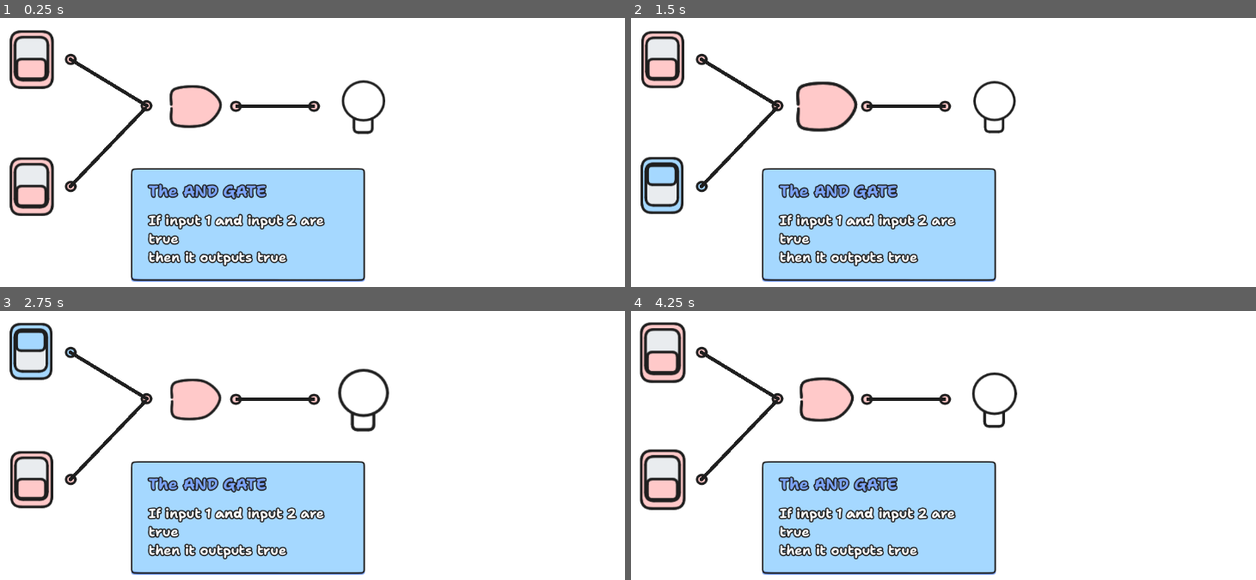
Above: before the commit, frames 1-4 (two rows, left to right).
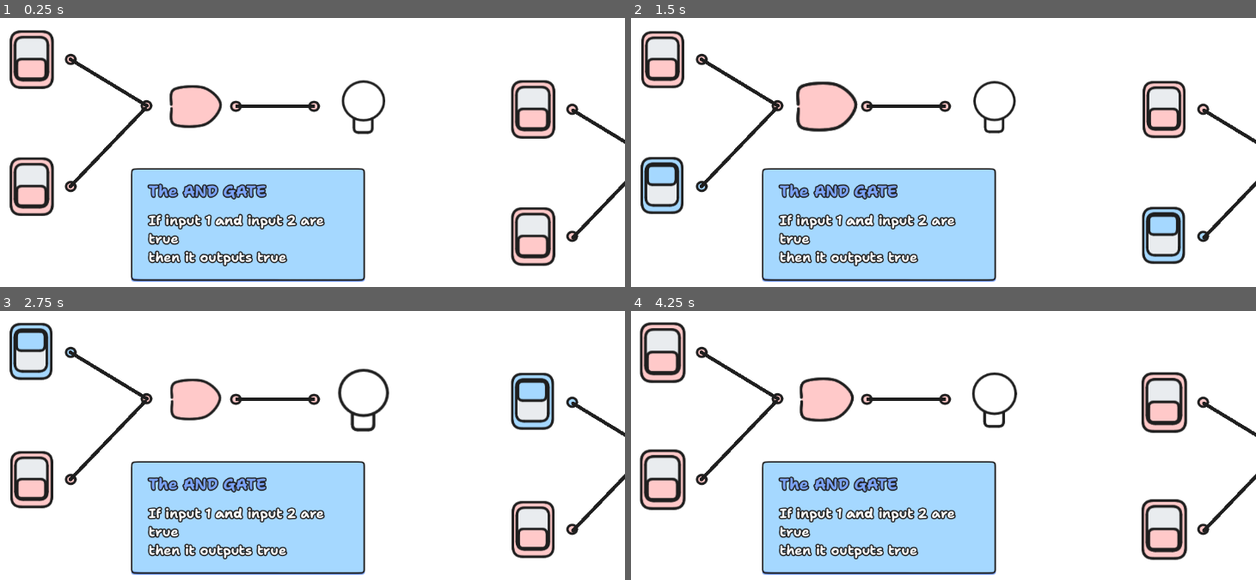
Above: after the commit, the same moments.

Repository: sininen-blue/logic-gate-tesseract
Game: Godot game, scene res://ui/TutorialDemos/and_or_demo.tscn
The game is run twice, just before and just after one commit, with the same random seed, the same clock (stepped at 60 frames per second) and the same inputs. This scene is started directly instead of the project's main scene.
Inputs (mouse positions are in pixels of both pictures, inside the frame that each line leads up to):
- Up to frame 1 (0.25 s): no input
- Up to frame 2 (1.5 s): move the mouse to (818, 106) at 0.52 s; press the mouse at (818, 106) at 0.53 s; move the mouse to (824, 106) at 1.27 s; release the mouse at (824, 106) at 1.28 s; tap Mouse wheel down (mouse_whee_down) at 1.35 s
- Up to frame 3 (2.75 s): tap Enter at 2 s; move the mouse to (356, 399) at 2.02 s; hold Mouse wheel up (mouse_wheel_up) from 2.03 s (still down)
- Up to frame 4 (4.25 s): tap Space at 2.75 s; move the mouse to (993, 399) at 2.77 s; release Mouse wheel up (mouse_wheel_up) at 2.78 s; right-click (993, 399) at 2.85 s; move the mouse to (656, 351) at 3.52 s; press the mouse at (656, 351) at 3.53 s

The runs differ from the first frame. In frame 1, 2.9% of the frame differs, in the area x 81-100%, y 22-93%; in frame 2, 2.8%; in frame 3, 2.8%; in frame 4, 3.1%.

Commit message:
added or demo and objectives

Diff:
--- a/ui/TutorialDemos/and_or_demo.tscn
+++ b/ui/TutorialDemos/and_or_demo.tscn
@@ -9,10 +9,11 @@
 resource_name = "demo"
 length = 4.0
 loop_mode = 1
+step = 1.0
 tracks/0/type = "value"
 tracks/0/imported = false
 tracks/0/enabled = true
-tracks/0/path = NodePath("Input:value")
+tracks/0/path = NodePath("AndGate/Input:value")
 tracks/0/interp = 1
 tracks/0/loop_wrap = true
 tracks/0/keys = {
@@ -24,7 +25,7 @@
 tracks/1/type = "value"
 tracks/1/imported = false
 tracks/1/enabled = true
-tracks/1/path = NodePath("Input2:value")
+tracks/1/path = NodePath("AndGate/Input2:value")
 tracks/1/interp = 1
 tracks/1/loop_wrap = true
 tracks/1/keys = {
@@ -36,7 +37,7 @@
 tracks/2/type = "value"
 tracks/2/imported = false
 tracks/2/enabled = true
-tracks/2/path = NodePath("And:value")
+tracks/2/path = NodePath("AndGate/And:value")
 tracks/2/interp = 1
 tracks/2/loop_wrap = true
 tracks/2/keys = {
@@ -48,7 +49,7 @@
 tracks/3/type = "value"
 tracks/3/imported = false
 tracks/3/enabled = true
-tracks/3/path = NodePath("Output:value")
+tracks/3/path = NodePath("AndGate/Output:value")
 tracks/3/interp = 1
 tracks/3/loop_wrap = true
 tracks/3/keys = {
@@ -56,6 +57,54 @@
 "transitions": PackedFloat32Array(1, 1),
 "update": 1,
 "values": [0, 1]
+}
+tracks/4/type = "value"
+tracks/4/imported = false
+tracks/4/enabled = true
+tracks/4/path = NodePath("OrGate/Or:value")
+tracks/4/interp = 1
+tracks/4/loop_wrap = true
+tracks/4/keys = {
+"times": PackedFloat32Array(0, 1, 2, 3),
+"transitions": PackedFloat32Array(1, 1, 1, 1),
+"update": 1,
+"values": [0, 1, 1, 1]
+}
+tracks/5/type = "value"
+tracks/5/imported = false
+tracks/5/enabled = true
+tracks/5/path = NodePath("OrGate/Input:value")
+tracks/5/interp = 1
+tracks/5/loop_wrap = true
+tracks/5/keys = {
+"times": PackedFloat32Array(0, 1, 2, 3),
+"transitions": PackedFloat32Array(1, 1, 1, 1),
+"update": 1,
+"values": [0, 0, 1, 1]
+}
+tracks/6/type = "value"
+tracks/6/imported = false
+tracks/6/enabled = true
+tracks/6/path = NodePath("OrGate/Input2:value")
+tracks/6/interp = 1
+tracks/6/loop_wrap = true
+tracks/6/keys = {
+"times": PackedFloat32Array(0, 1, 2, 3),
+"transitions": PackedFloat32Array(1, 1, 1, 1),
+"update": 1,
+"values": [0, 1, 0, 1]
+}
+tracks/7/type = "value"
+tracks/7/imported = false
+tracks/7/enabled = true
+tracks/7/path = NodePath("OrGate/Output:value")
+tracks/7/interp = 1
+tracks/7/loop_wrap = true
+tracks/7/keys = {
+"times": PackedFloat32Array(0, 1, 3),
+"transitions": PackedFloat32Array(1, 1, 1),
+"update": 1,
+"values": [0, 1, 1]
 }
 
 [sub_resource type="Animation" id="Animation_y7jyf"]
@@ -64,7 +113,7 @@
 tracks/0/type = "value"
 tracks/0/imported = false
 tracks/0/enabled = true
-tracks/0/path = NodePath("Input:value")
+tracks/0/path = NodePath("AndGate/Input:value")
 tracks/0/interp = 1
 tracks/0/loop_wrap = true
 tracks/0/keys = {
@@ -76,7 +125,7 @@
 tracks/1/type = "value"
 tracks/1/imported = false
 tracks/1/enabled = true
-tracks/1/path = NodePath("Input2:value")
+tracks/1/path = NodePath("AndGate/Input2:value")
 tracks/1/interp = 1
 tracks/1/loop_wrap = true
 tracks/1/keys = {
@@ -88,7 +137,7 @@
 tracks/2/type = "value"
 tracks/2/imported = false
 tracks/2/enabled = true
-tracks/2/path = NodePath("And:value")
+tracks/2/path = NodePath("AndGate/And:value")
 tracks/2/interp = 1
 tracks/2/loop_wrap = true
 tracks/2/keys = {
@@ -100,10 +149,58 @@
 tracks/3/type = "value"
 tracks/3/imported = false
 tracks/3/enabled = true
-tracks/3/path = NodePath("Output:value")
+tracks/3/path = NodePath("AndGate/Output:value")
 tracks/3/interp = 1
 tracks/3/loop_wrap = true
 tracks/3/keys = {
+"times": PackedFloat32Array(0),
+"transitions": PackedFloat32Array(1),
+"update": 1,
+"values": [2]
+}
+tracks/4/type = "value"
+tracks/4/imported = false
+tracks/4/enabled = true
+tracks/4/path = NodePath("OrGate/Or:value")
+tracks/4/interp = 1
+tracks/4/loop_wrap = true
+tracks/4/keys = {
+"times": PackedFloat32Array(0),
+"transitions": PackedFloat32Array(1),
+"update": 1,
+"values": [2]
+}
+tracks/5/type = "value"
+tracks/5/imported = false
+tracks/5/enabled = true
+tracks/5/path = NodePath("OrGate/Input:value")
+tracks/5/interp = 1
+tracks/5/loop_wrap = true
+tracks/5/keys = {
+"times": PackedFloat32Array(0),
+"transitions": PackedFloat32Array(1),
+"update": 1,
+"values": [2]
+}
+tracks/6/type = "value"
+tracks/6/imported = false
+tracks/6/enabled = true
+tracks/6/path = NodePath("OrGate/Input2:value")
+tracks/6/interp = 1
+tracks/6/loop_wrap = true
+tracks/6/keys = {
+"times": PackedFloat32Array(0),
+"transitions": PackedFloat32Array(1),
+"update": 1,
+"values": [2]
+}
+tracks/7/type = "value"
+tracks/7/imported = false
+tracks/7/enabled = true
+tracks/7/path = NodePath("OrGate/Output:value")
+tracks/7/interp = 1
+tracks/7/loop_wrap = true
+tracks/7/keys = {
 "times": PackedFloat32Array(0),
 "transitions": PackedFloat32Array(1),
 "update": 1,
@@ -119,29 +216,54 @@
 [node name="AndOrDemo" type="Node2D"]
 script = ExtResource("1_6alak")
 
+[node name="AndGate" type="Node2D" parent="."]
+
+[node name="And" parent="AndGate" instance=ExtResource("1_d1cdd")]
+position = Vector2(432, 179)
+demo_mode = true
+
+[node name="Output" parent="AndGate" instance=ExtResource("1_d1cdd")]
+position = Vector2(713, 180)
+gate_type = "end"
+demo_mode = true
+
+[node name="Input" parent="AndGate" instance=ExtResource("1_d1cdd")]
+position = Vector2(155, 100)
+gate_type = "start"
+demo_mode = true
+
+[node name="Input2" parent="AndGate" instance=ExtResource("1_d1cdd")]
+position = Vector2(155, 314)
+gate_type = "start"
+demo_mode = true
+
+[node name="OrGate" type="Node2D" parent="."]
+position = Vector2(841, 84)
+
+[node name="Or" parent="OrGate" instance=ExtResource("1_d1cdd")]
+position = Vector2(432, 179)
+gate_type = "or"
+demo_mode = true
+
+[node name="Output" parent="OrGate" instance=ExtResource("1_d1cdd")]
+position = Vector2(713, 180)
+gate_type = "end"
+demo_mode = true
+
+[node name="Input" parent="OrGate" instance=ExtResource("1_d1cdd")]
+position = Vector2(155, 100)
+gate_type = "start"
+demo_mode = true
+
+[node name="Input2" parent="OrGate" instance=ExtResource("1_d1cdd")]
+position = Vector2(155, 314)
+gate_type = "start"
+demo_mode = true
+
 [node name="DemoPlayer" type="AnimationPlayer" parent="."]
 libraries = {
 "": SubResource("AnimationLibrary_hrbh6")
 }
-
-[node name="And" parent="." instance=ExtResource("1_d1cdd")]
-position = Vector2(432, 179)
-demo_mode = true
-
-[node name="Output" parent="." instance=ExtResource("1_d1cdd")]
-position = Vector2(713, 180)
-gate_type = "end"
-demo_mode = true
-
-[node name="Input" parent="." instance=ExtResource("1_d1cdd")]
-position = Vector2(155, 100)
-gate_type = "start"
-demo_mode = true
-
-[node name="Input2" parent="." instance=ExtResource("1_d1cdd")]
-position = Vector2(155, 314)
-gate_type = "start"
-demo_mode = true
 
 [node name="Node2D" type="Node2D" parent="."]
 
@@ -172,13 +294,44 @@
 begin_cap_mode = 2
 end_cap_mode = 2
 
-[node name="Panel" type="Panel" parent="."]
+[node name="Node2D2" type="Node2D" parent="."]
+position = Vector2(843, 86)
+
+[node name="TempLine" type="Line2D" parent="Node2D2"]
+points = PackedVector2Array(222, 100, 350, 178)
+width = 6.0
+default_color = Color(0.117647, 0.117647, 0.117647, 1)
+joint_mode = 1
+begin_cap_mode = 2
+end_cap_mode = 2
+
+[node name="TempLine2" type="Line2D" parent="Node2D2"]
+position = Vector2(-2, 4)
+points = PackedVector2Array(224, 310, 349, 179)
+width = 6.0
+default_color = Color(0.117647, 0.117647, 0.117647, 1)
+joint_mode = 1
+begin_cap_mode = 2
+end_cap_mode = 2
+
+[node name="TempLine3" type="Line2D" parent="Node2D2"]
+position = Vector2(338.089, 0)
+scale = Vector2(0.467577, 1)
+points = PackedVector2Array(626.445, 179, 346.277, 179)
+width = 6.0
+default_color = Color(0.117647, 0.117647, 0.117647, 1)
+joint_mode = 1
+begin_cap_mode = 2
+end_cap_mode = 2
+
+[node name="AndGatePanel" type="Panel" parent="."]
 offset_left = 323.0
 offset_top = 283.0
 offset_right = 716.0
 offset_bottom = 480.0
-
-[node name="Label" type="Label" parent="Panel"]
+metadata/_edit_use_anchors_ = true
+
+[node name="Label" type="Label" parent="AndGatePanel"]
 layout_mode = 0
 offset_left = 30.0
 offset_top = 21.0
@@ -186,8 +339,9 @@
 offset_bottom = 57.0
 theme = ExtResource("3_0lprm")
 text = "The AND GATE"
-
-[node name="Label2" type="RichTextLabel" parent="Panel"]
+metadata/_edit_use_anchors_ = true
+
+[node name="Label2" type="RichTextLabel" parent="AndGatePanel"]
 clip_contents = false
 layout_mode = 0
 offset_left = 30.0
@@ -200,3 +354,73 @@
 then it outputs true
 "
 scroll_active = false
+metadata/_edit_use_anchors_ = true
+
+[node name="ObjectivesPanel" type="Panel" parent="."]
+offset_left = 753.0
+offset_top = -419.0
+offset_right = 1553.0
+offset_bottom = -169.0
+metadata/_edit_use_anchors_ = true
+
+[node name="Label" type="Label" parent="ObjectivesPanel"]
+layout_mode = 0
+offset_left = 30.0
+offset_top = 21.0
+offset_right = 227.0
+offset_bottom = 57.0
+theme = ExtResource("3_0lprm")
+text = "Objectives"
+metadata/_edit_use_anchors_ = true
+
+[node name="Label2" type="RichTextLabel" parent="ObjectivesPanel"]
+clip_contents = false
+layout_mode = 1
+anchors_preset = 15
+anchor_right = 1.0
+anchor_bottom = 1.0
+offset_left = 24.0
+offset_top = 59.0
+offset_right = -34.0
+offset_bottom = -24.0
+grow_horizontal = 2
+grow_vertical = 2
+theme = ExtResource("4_vj6ry")
+bbcode_enabled = true
+text = "By the end of these levels, you are expected to know the outputs of AND and OR gates
+
+As well as break down problems containing AND and OR gates into a logic gate circuit"
+scroll_active = false
+
+[node name="OrGatePanel" type="Panel" parent="."]
+offset_left = 1195.0
+offset_top = 347.0
+offset_right = 1588.0
+offset_bottom = 544.0
+metadata/_edit_use_anchors_ = true
+
+[node name="Label" type="Label" parent="OrGatePanel"]
+layout_mode = 0
+offset_left = 30.0
+offset_top = 21.0
+offset_right = 227.0
+offset_bottom = 57.0
+theme = ExtResource("3_0lprm")
+text = "The OR GATE"
+metadata/_edit_use_anchors_ = true
+
+[node name="Label2" type="RichTextLabel" parent="OrGatePanel"]
+clip_contents = false
+layout_mode = 0
+offset_left = 30.0
+offset_top = 73.0
+offset_right = 380.0
+offset_bottom = 247.0
+theme = ExtResource("4_vj6ry")
+bbcode_enabled = true
+text = "If input 1 [b]or[/b] input 2 are true
+
+then it outputs true
+"
+scroll_active = false
+metadata/_edit_use_anchors_ = true
